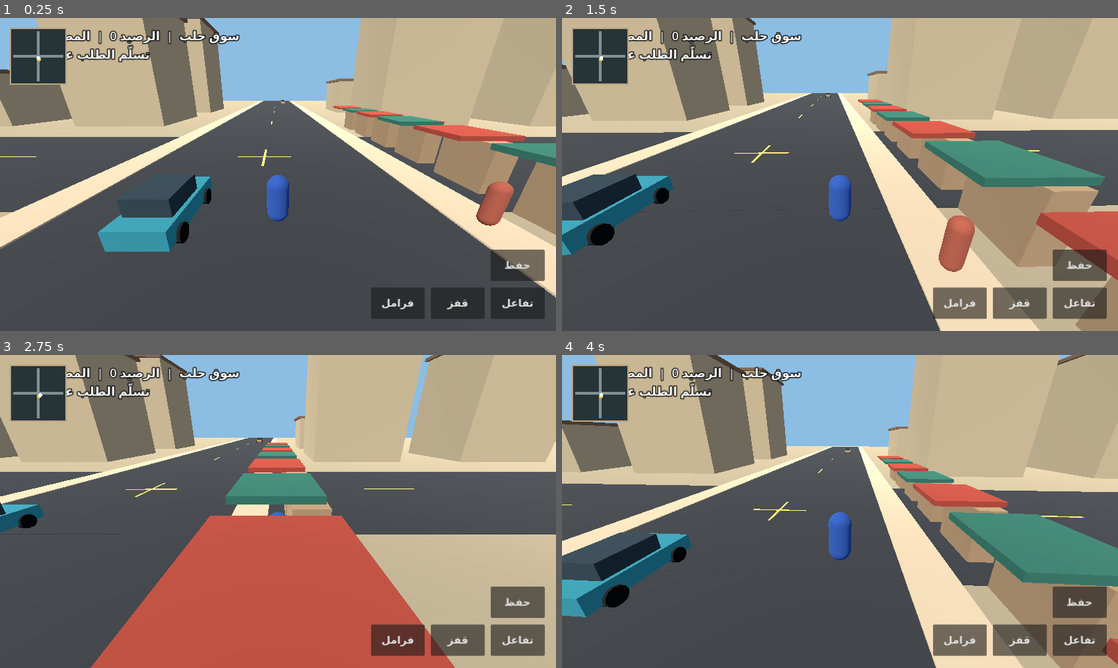
Above: before the commit, frames 1-4 (two rows, left to right).
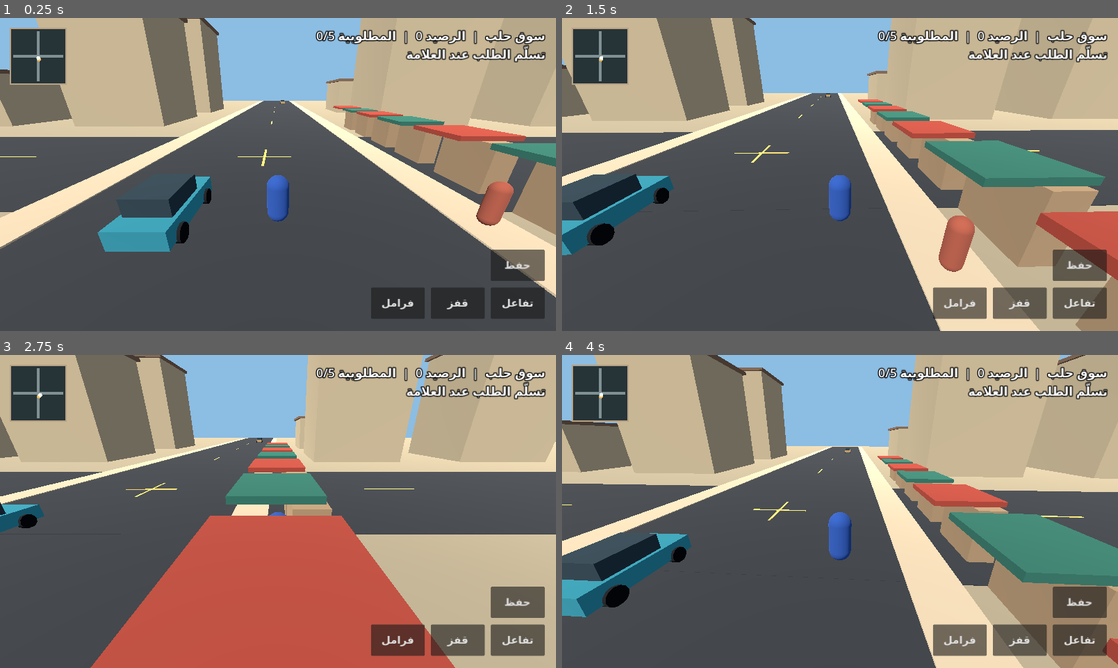
Above: after the commit, the same moments.

Repository: yosef12352/Sham-Streets-3D
Game: Godot game, scene res://main.tscn
The game is run twice, just before and just after one commit, with the same random seed, the same clock (stepped at 60 frames per second) and the same inputs.
Inputs (mouse positions are in pixels of both pictures, inside the frame that each line leads up to):
- Up to frame 1 (0.25 s): no input
- Up to frame 2 (1.5 s): tap Enter at 0.5 s; move the mouse to (962, 158) at 0.52 s; hold Right (ui_right) 0.53-1.25 s; tap E at 0.6 s; click (962, 158) at 0.67 s; tap Space at 0.77 s; drag from (728, 190) to (812, 237) at 1.27 s
- Up to frame 3 (2.75 s): move the mouse to (333, 442) at 2.02 s; hold Right (ui_right) from 2.03 s (still down); tap E at 2.1 s
- Up to frame 4 (4 s): release Right (ui_right) at 2.75 s; drag from (812, 574) to (673, 464) at 2.77 s; move the mouse to (1006, 558) at 3.52 s; hold Left (ui_left) from 3.53 s (still down); tap E at 3.6 s; tap Space at 3.77 s

The runs differ from the first frame. In frame 1, 2.6% of the frame differs, in the area x 12-99%, y 3-15%; in frame 2, 2.6%; in frame 3, 2.6%; in frame 4, 2.6%.

Commit message:
Add mobile web launch screen and fix Arabic HUD placement

Diff:
--- a/scripts/world.gd
+++ b/scripts/world.gd
@@ -145,7 +145,7 @@
     overlay.mouse_filter = Control.MOUSE_FILTER_IGNORE
     ui.add_child(overlay)
     hud = Label.new()
-    hud.layout_direction = Control.LAYOUT_DIRECTION_RTL
+    hud.text_direction = Control.TEXT_DIRECTION_RTL
     hud.horizontal_alignment = HORIZONTAL_ALIGNMENT_RIGHT
     hud.set_anchors_and_offsets_preset(Control.PRESET_TOP_RIGHT)
     hud.offset_left = -660
Not shown, changed: export_presets.cfg
